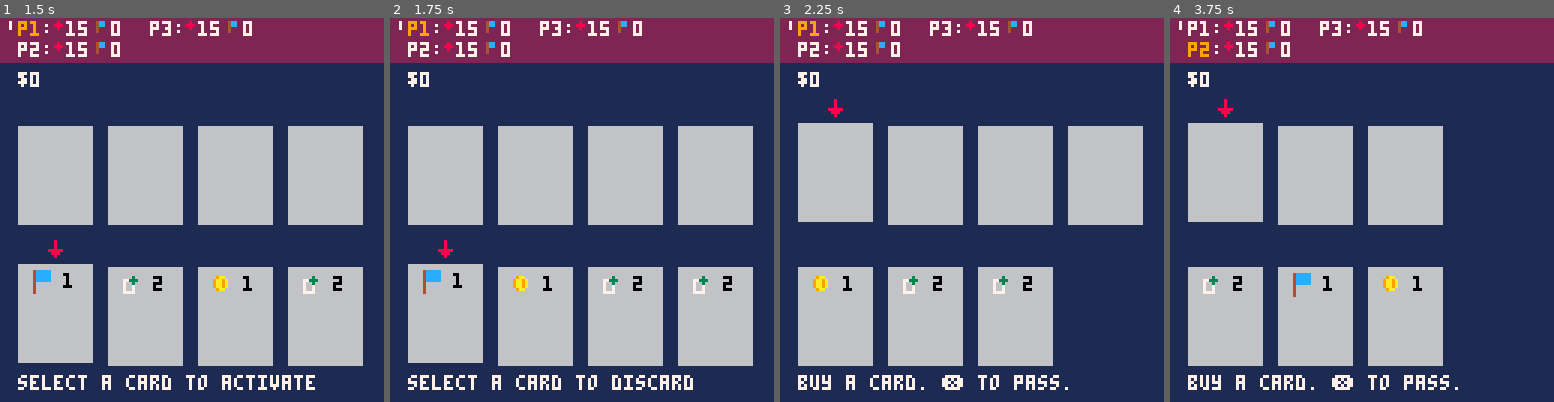
Above: before the commit, frames 1-4 (left to right).
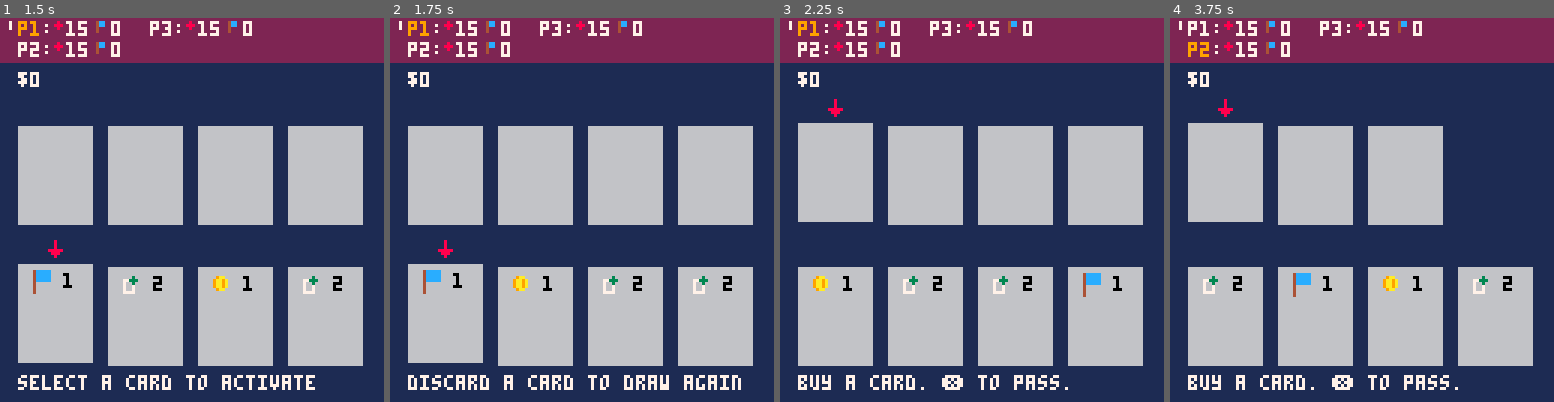
Above: after the commit, the same moments.

Repository: camden/minidom
Game: PICO-8 cartridge dom.p8
The game is run twice, just before and just after one commit, with the same random seed, the same clock (stepped at 60 frames per second) and the same inputs.
Inputs:
- Up to frame 1 (1.5 s): tap X (X key) at 0.33, 1.07 s; tap O (Z key) at 0.7 s
- Up to frame 2 (1.75 s): hold Right from 1.6 s (still down); tap O (Z key) at 1.7 s
- Up to frame 3 (2.25 s): tap X (X key) at 1.85 s; release Right at 2.1 s; tap O (Z key) at 2.1 s
- Up to frame 4 (3.75 s): hold Right 2.47-3.03 s; tap O (Z key) every 0.4 s from 2.5 to 3.7 s; tap X (X key) at 2.97 s; hold Left 3.08-3.58 s

Frame 1 is identical in both runs. In frame 2, 1.4% of the frame differs, in the area x 4-92%, y 92-97%; in frame 3, 5.0%, in the area x 75-95%, y 64-91%; in frame 4, 5.0%.

Commit message:
fixed drawing cards

Diff:
--- a/dom.p8
+++ b/dom.p8
@@ -327,22 +327,21 @@
       -- now we must discard a card before we continue
       selected_index = 1
       cur_selection_kind = selection.hand
-      status_msg = 'select a card to discard'
+      status_msg = 'discard a card to draw again'
       yield()
 
       -- discard the selected card
       local card_to_discard = cur_hand()[selected_index]
+      add(cur_discard_pile(), card_to_discard)
       del(cur_hand(), card_to_discard)
-      add(cur_discard_pile(), card_to_discard)
-    else
-      -- TODO fix bug with drawing a second card and it not being full hand
-      -- draw a card, remove it from deck
-      local card = draw_single_card_from_deck()
-      -- now add the card to the hand
-      add(cur_hand(), card)
-
-      cards_drawn += 1
     end
+
+    -- draw a card (which removes it from the deck)
+    local card = draw_single_card_from_deck(cur_player())
+    -- now add the card to the hand
+    add(cur_hand(), card)
+
+    cards_drawn += 1
   end
 end
 
@@ -483,12 +482,12 @@
 
 -- removes that card from the deck
 function draw_single_card_from_deck(player)
-  if len(cur_deck()) == 0 then
+  if len(player.deck) == 0 then
     shuffle_discard_back_into_deck(player)
   end
 
-  local c = cur_deck()[1]
-  del(cur_deck(), c)
+  local c = player.deck[1]
+  local r = del(player.deck, c)
 
   return c
 end
